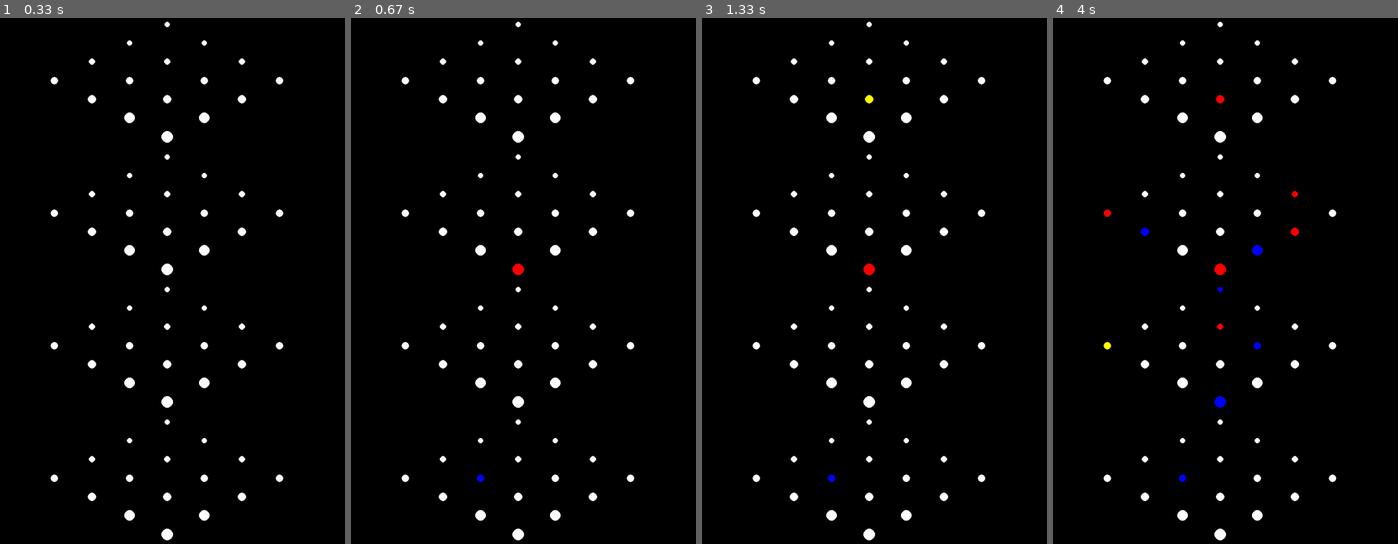
Above: before the commit, frames 1-4 (left to right).
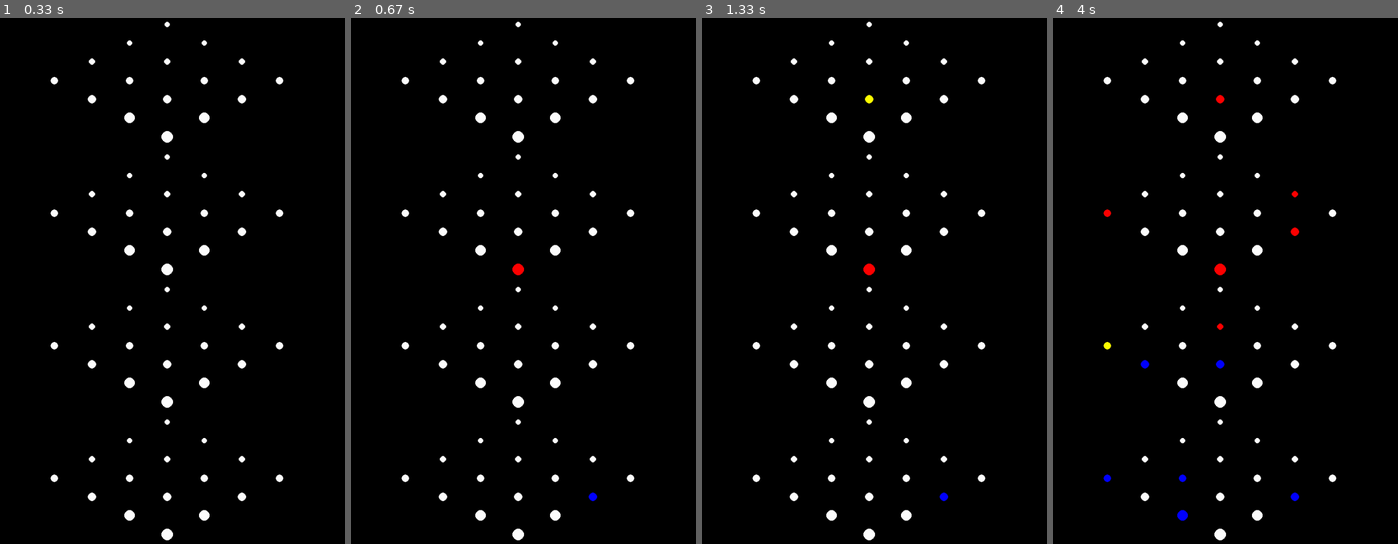
Above: after the commit, the same moments.

Repository: kluedemann/GitGud
Game: pygame game, started from main.py
Same seed, same stepped clock (60 frames per second), same inputs: the game is played once before the commit and once after it.
Inputs (mouse positions are in pixels of both pictures, inside the frame that each line leads up to):
- Up to frame 1 (0.33 s): no input
- Up to frame 2 (0.67 s): click (516, 281) at 0.38 s
- Up to frame 3 (1.33 s): click (877, 102) at 1.32 s
- Up to frame 4 (4 s): move the mouse to (1225, 333) at 1.63 s; click (1225, 333) at 1.85 s; move the mouse to (1297, 238) at 2.08 s; click (1297, 238) at 2.4 s; press the mouse at (1297, 238) at 2.88 s; move the mouse to (1297, 212) at 2.98 s; release the mouse at (1301, 186) at 3.12 s; click (1101, 212) at 3.6 s; move the mouse to (1111, 338) at 3.95 s

Frame 1 is identical in both runs. In frame 2, less than 0.1% of the frame differs, in the area x 36-72%, y 86-92%; in frame 3, less than 0.1%; in frame 4, 0.4%, in the area x 14-72%, y 39-96%.

Commit message:
Alpha-beta pruning

Diff:
--- a/bot.py
+++ b/bot.py
@@ -36,7 +36,7 @@
                 return 0
         return 0
 
-    def minimax(self, game: 'Game', player: str, depth: int = 0):
+    def minimax(self, game: 'Game', player: str, alpha = - inf, beta = inf, depth: int = 0):
         """
         Args:
         game: Tic tac toe game
@@ -59,16 +59,29 @@
                         score = self.minimax(
                             game,
                             self.opponent if player == self.player else self.player,
+                            alpha,
+                            beta,
                             depth + 1
                         )
                         game.board[z][x][y] = ' '
                         score[0], score[1], score[2] = z, x, y
+
                         if player == self.player:
                             if score[-1] > best[-1]:
                                 best = score
+
+                            if best[-1] >= beta:
+                                return best
+
+                            alpha = max(alpha, best[-1])
                         else:
                             if score[-1] < best[-1]:
                                 best = score
+
+                            if best[-1] <= alpha:
+                                return best
+
+                            beta = min(beta, best[-1])
 
         return best
 
@@ -77,7 +90,7 @@
         Args:
         game: Tic tac toe game
         """
-        if random.random() < self.epsilon:
+        if game.turn_num < 5 or random.random() < self.epsilon:
             z, x, y = random.randint(0, game.h - 1), random.randint(0, game.l - 1), random.randint(0, game.w - 1)
             return z, x, y, 0
         else:
--- a/main.py
+++ b/main.py
@@ -29,7 +29,7 @@
         self.turn_num = 0
         self.players = ['X', 'O']
         self.board_coords = self.get_coords()
-        self.bot = Bot(self.players[1], 2, 0)
+        self.bot = Bot(self.players[1], max_depth=3, epsilon=0)
         self.mode = 'AI'
         self.pos = None
 
@@ -97,6 +97,7 @@
                     # Successful turn
                     self.update(player)
                     if self.mode == 'AI' and not self.game_over:
+                        print(self.turn_num)
                         z, x, y, _ = self.bot.action(self)
                         player = self.players[self.turn_num % 2]
                         self.turn(player, x, y, z)
